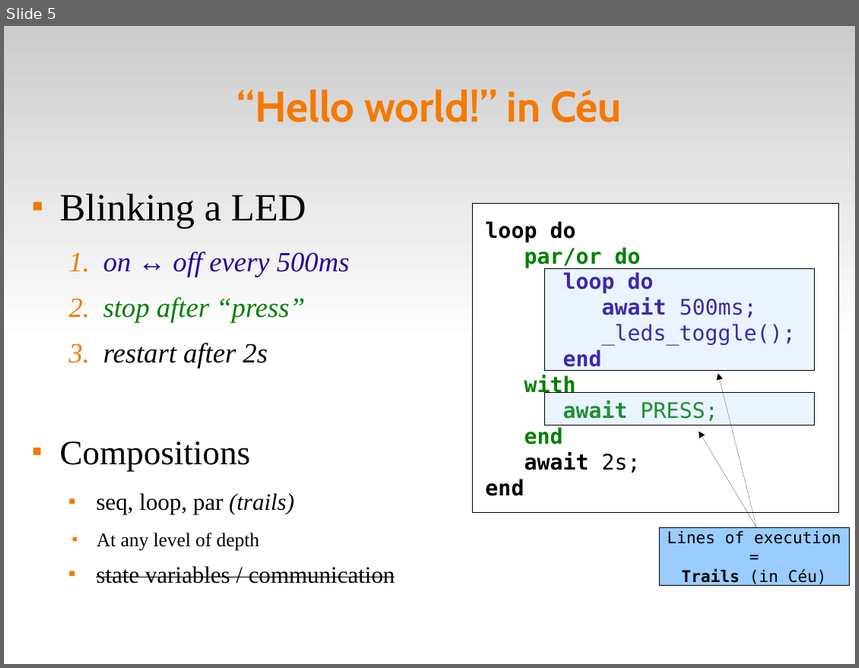
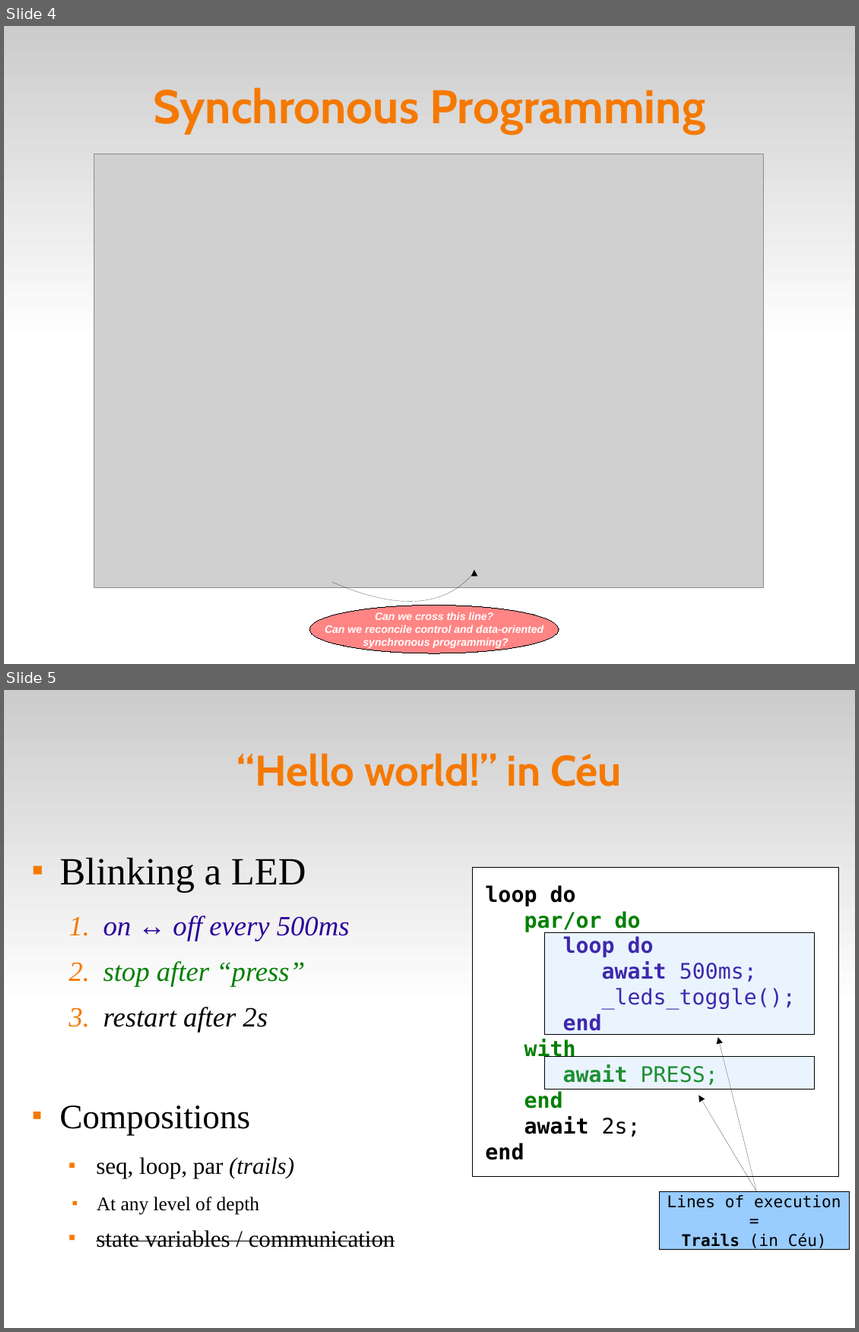
Before and after one commit to fsantanna-no/ceu-docs, a slide deck: ceu_curryon.odp. Shown one above the other, each under a label of ours: slide 5 before the commit, slides 4 and 5 after it. The pictures are 859x668 and 859x1332 pixels, drawn with LibreOffice and Linux fonts; fonts in the diff are those of the drawing; grey boxes stand for pictures. Boxes give left, top, right and bottom in pixels: in the first picture for what was removed or moved away, otherwise in the second. Text is boxed around its words. In the diff, an @@ line names an element or a change of style, - is before the commit and + after.

```diff
--- a/ceu_curryon.odp
+++ b/ceu_curryon.odp
@@ slide 4 added at (4,26,855,664), background #FFFFFF; not listed: 1 template element that a slide beside it also shows @@
@@ title added at (153,88,705,134), 44 pt, text #F57900, bold @@
+Synchronous Programming
@@ picture added at (94,154,764,588) @@
@@ freeform shape added at (332,571,477,600), outline #000000 0 pt @@
@@ ellipse added at (310,605,560,654), fill #FF3333 at 60% opacity, outline #000000 0 pt, 10 pt, text #FFFFFF, bold, italic @@
+Can we cross this line?
+Can we reconcile control and data-oriented
+synchronous programming?
```
Also in this commit, not shown: 5 slides changed, 1 other slide added, 1 slide removed, 3 other files.
